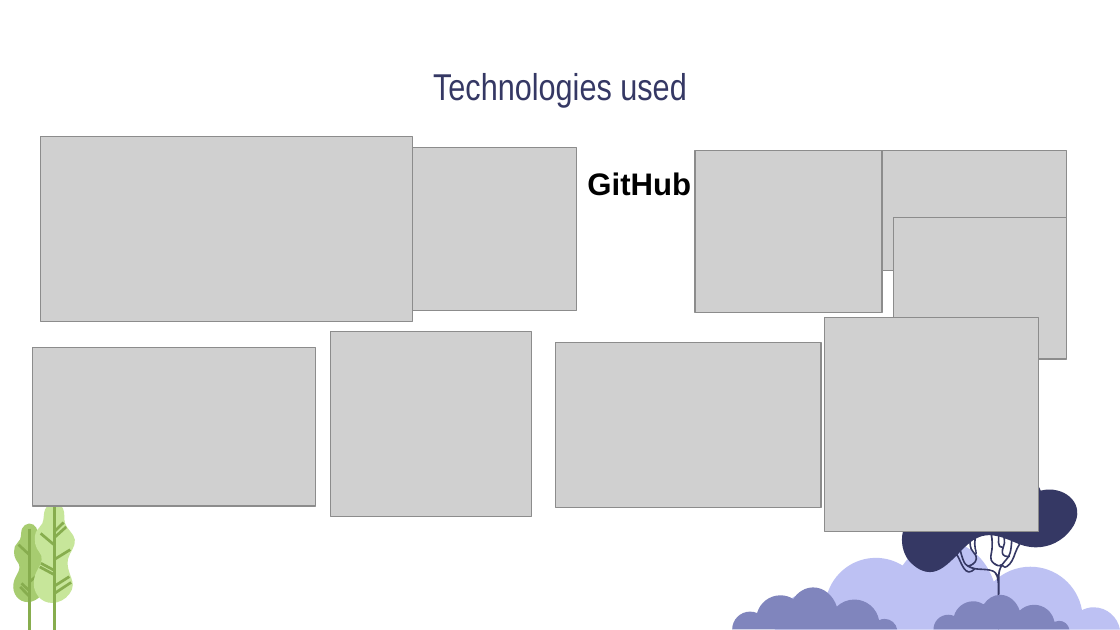
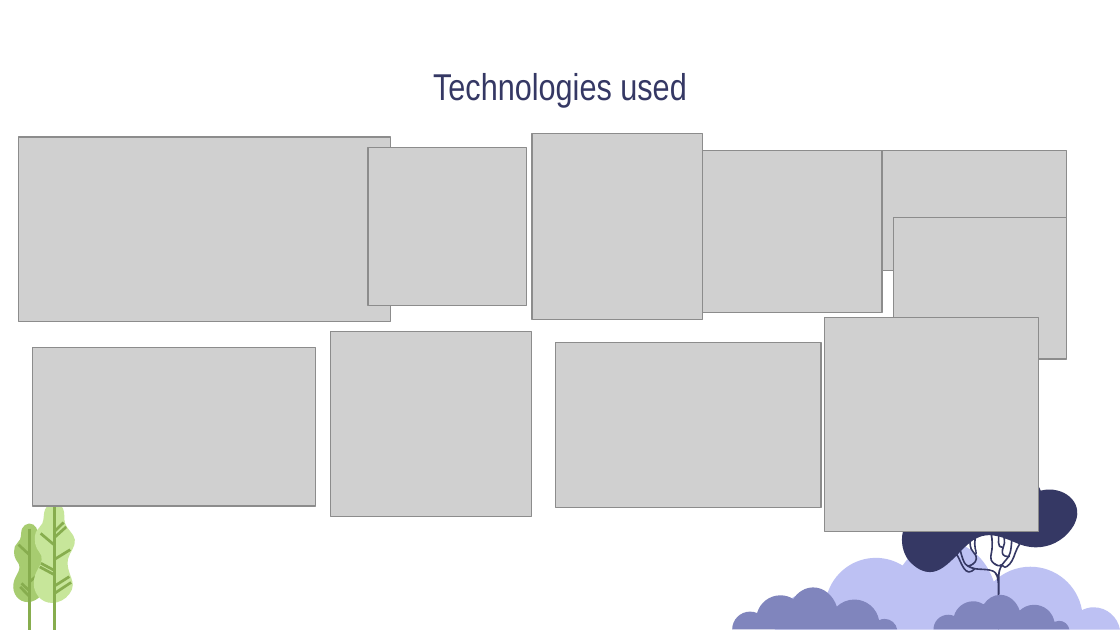
Before and after one commit to SPGeorgieva21/Green-Paradise, a slide deck: slide 5 of Documents/Presentaion.pptx. Drawn at 1120x630 pixels with LibreOffice and Linux fonts; fonts in the diff are those of the drawing; grey boxes stand for pictures. Boxes give left, top, right and bottom in pixels: in the first picture for what was removed or moved away, otherwise in the second. Text is boxed around its words. In the diff, an @@ line names an element or a change of style, - is before the commit and + after.

Commit message:
Edit presentation

```diff
--- a/Documents/Presentaion.pptx
+++ b/Documents/Presentaion.pptx
@@ picture: place and size @@
-picture at (40, 137, 412, 321)
+picture at (18, 137, 390, 321)
@@ picture: place and size @@
-picture at (413, 147, 577, 310)
+picture at (368, 148, 526, 306)
@@ picture added at (532, 133, 703, 319) @@
@@ text removed at (587, 172, 691, 196) @@
-GitHub
```
